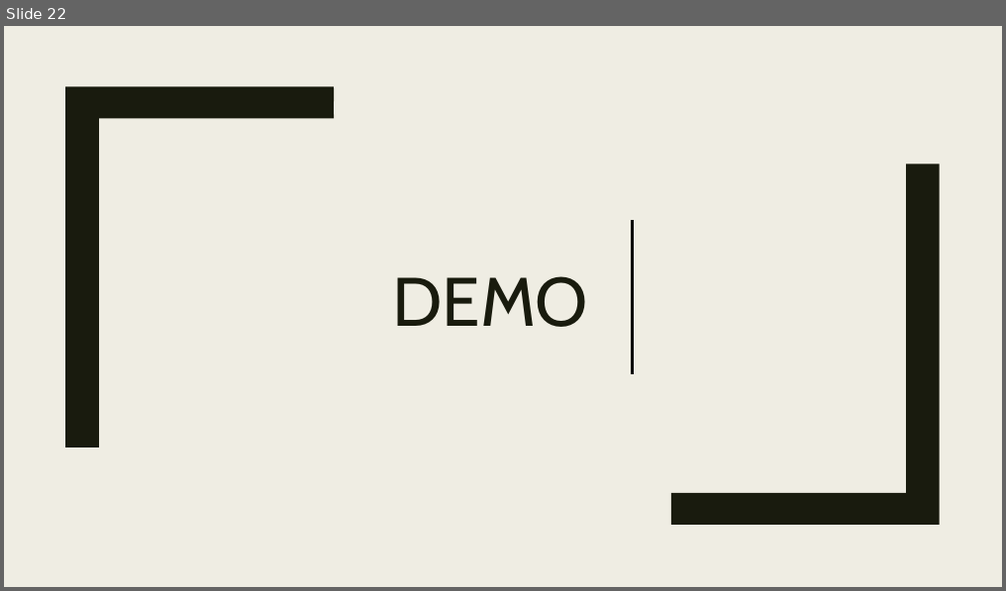
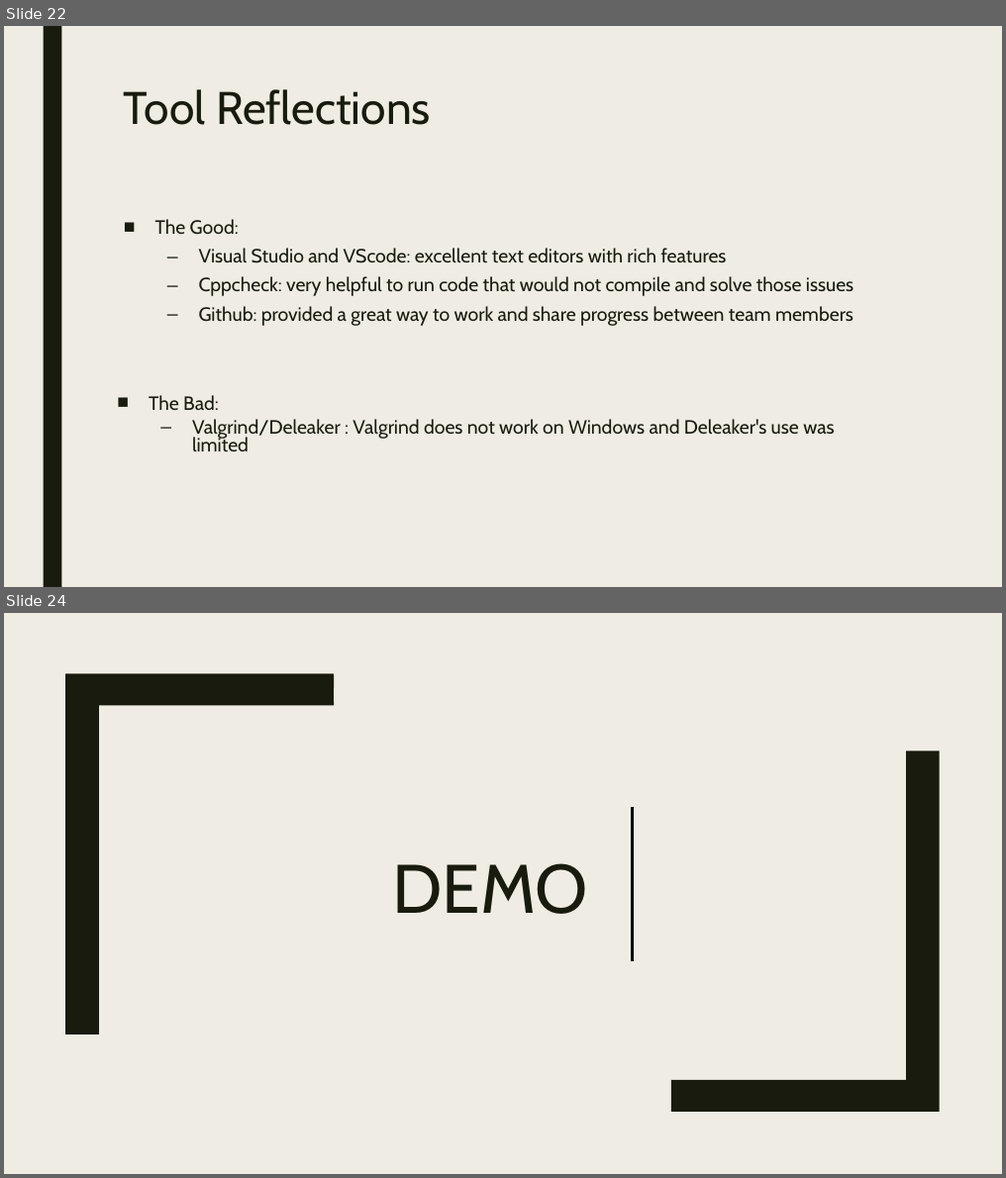
Before and after one commit to OnlyOnTuesday/PathfindingVisualisation, a slide deck: Milestone 4.pptx. Shown one above the other, each under a label of ours: slide 22 before the commit, slides 22 and 24 after it; the slides between them are not shown. The pictures are 1006x591 and 1006x1178 pixels, drawn with LibreOffice and Linux fonts; fonts in the diff are those of the drawing. Boxes give left, top, right and bottom in pixels: in the first picture for what was removed or moved away, otherwise in the second. Text is boxed around its words. In the diff, an @@ line names an element or a change of style, - is before the commit and + after.

```diff
--- a/Milestone 4.pptx
+++ b/Milestone 4.pptx
@@ slide 22 added at (4,26,1002,587), background #EFEDE3; not listed: 1 template element that a slide beside it also shows @@
@@ title added at (124,89,431,125), 44 pt, text #191B0E @@
+Tool Reflections
@@ text added at (155,219,853,326), 18.5 pt, text #191B0E @@
+■ The Good:
+  – Visual Studio and VScode: excellent text editors with rich features
+  – Cppcheck: very helpful to run code that would not compile and solve those issues
+  – Github: provided a great way to work and share progress between team members
@@ text added at (149,395,834,452), 18.5 pt, text #191B0E @@
+■ The Bad:
+  – Valgrind/Deleaker : Valgrind does not work on Windows and Deleaker's use was limited
@@ what was slide 22 is now slide 24 @@
```
Also in this commit, not shown: 1 slide changed, 1 other slide added.
